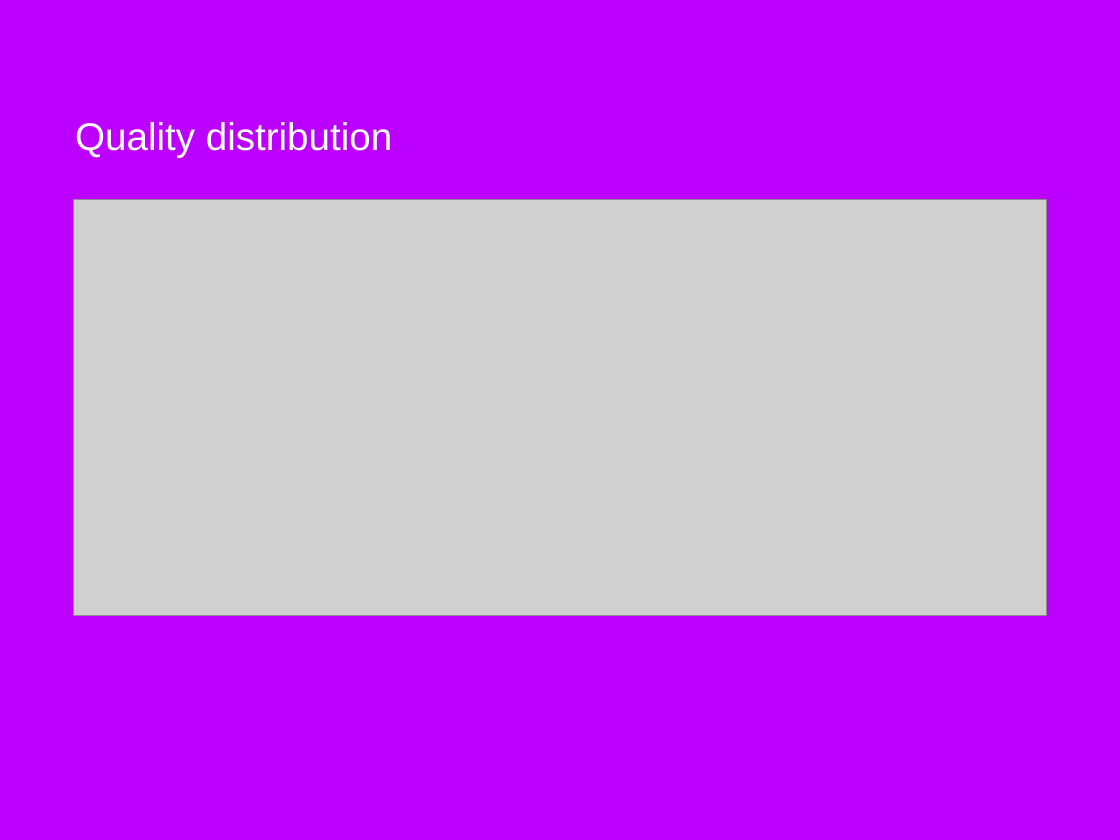
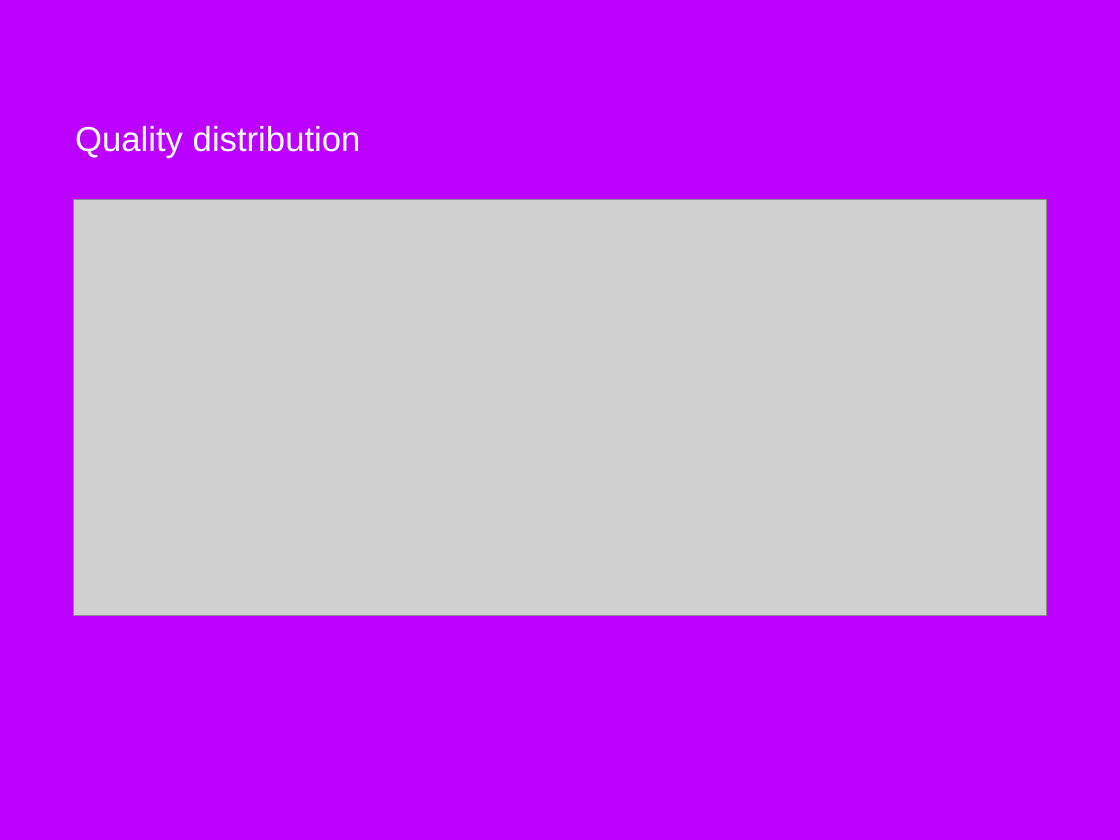
Before and after one commit to bx3/EE595, a slide deck: slide 8 of document/595final_v3_fan.pptx. Drawn at 1120x840 pixels with LibreOffice and Linux fonts; fonts in the diff are those of the drawing; grey boxes stand for pictures; background and template pictures are left out. Boxes give left, top, right and bottom in pixels: in the first picture for what was removed or moved away, otherwise in the second. Text is boxed around its words. In the diff, an @@ line names an element or a change of style, - is before the commit and + after.

```diff
--- a/document/595final_v3_fan.pptx
+++ b/document/595final_v3_fan.pptx
@@ title "Quality distribution" at box(75, 126, 361, 158): size 35.3 to 31.8 pt @@
```
Also in this commit, not shown: 3 other slides changed, 3 other files.
